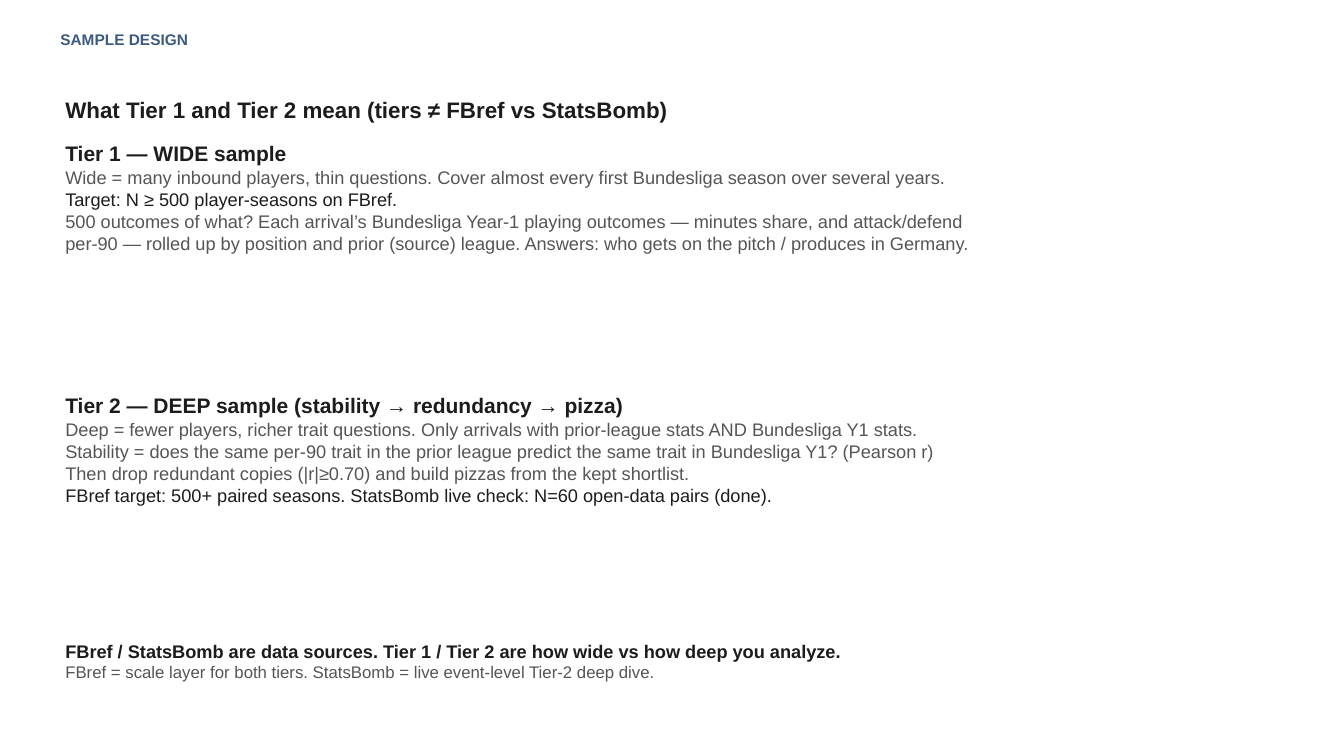
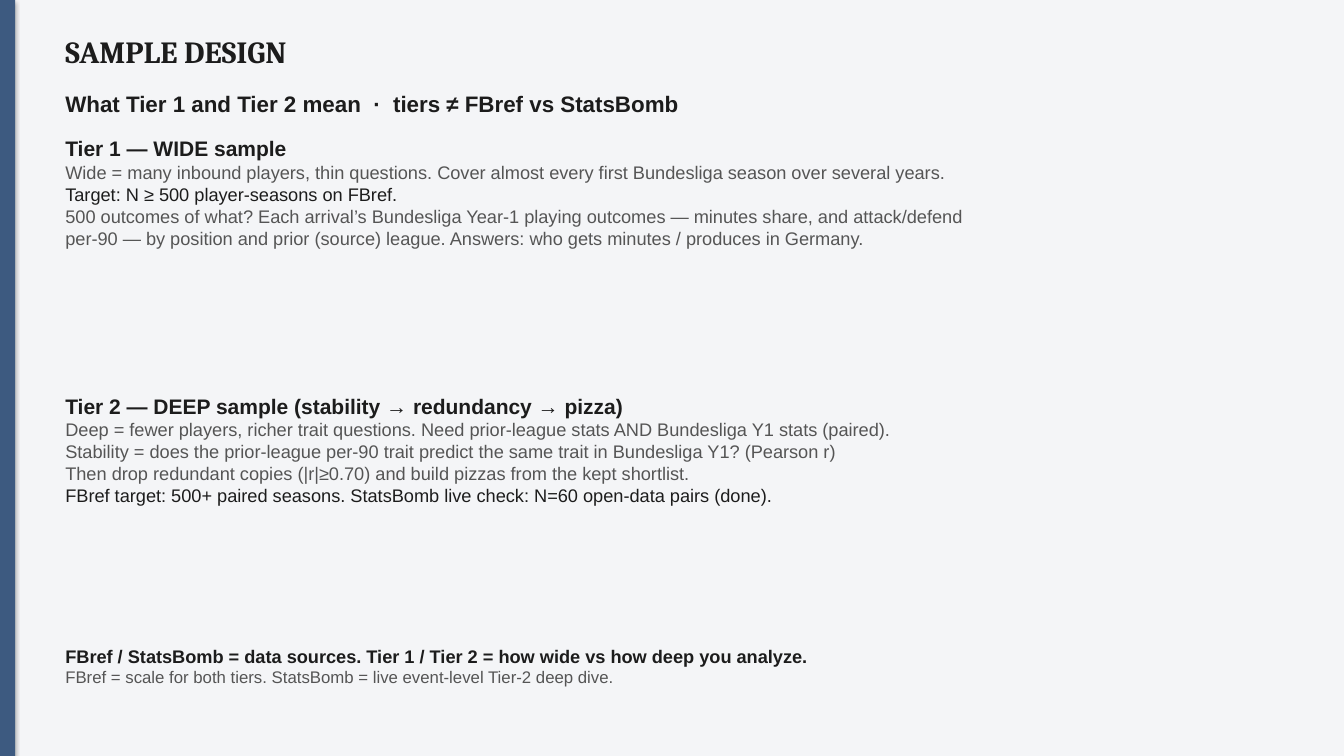
Before and after one commit to colbymorris08/bundesliga-transfer-traits, a slide deck: slide 2 of bundesliga_transfer_traits.pptx (slide 1 before the commit). Drawn at 1344x756 pixels with LibreOffice and Linux fonts; fonts in the diff are those of the drawing. Boxes give left, top, right and bottom in pixels: in the first picture for what was removed or moved away, otherwise in the second. Text is boxed around its words. In the diff, an @@ line names an element or a change of style, - is before the commit and + after.

Commit message:
Rewrite Tier 1/2 explanations; add FBref stability list; restore labeled pizza percentiles.

```diff
--- a/bundesliga_transfer_traits.pptx
+++ b/bundesliga_transfer_traits.pptx
@@ rectangle added at (0,0,1344,756), fill #F4F5F7 @@
@@ rectangle added at (0,0,15,756), fill #3D5A80 @@
@@ text "SAMPLE DESIGN" at (65,42,286,64): size 11 to 22 pt, font Arial to Cambria, text colour #3D5A80 to #1C1C1C @@
@@ text at (65,95,678,113): text changed @@
-What Tier 1 and Tier 2 mean (tiers ≠ FBref vs StatsBomb)
+What Tier 1 and Tier 2 mean · tiers ≠ FBref vs StatsBomb
@@ text at (65,232,863,249): text changed @@
-per-90 — rolled up by position and prior (source) league. Answers: who gets on the pitch / produces in Germany.
+per-90 — by position and prior (source) league. Answers: who gets minutes / produces in Germany.
@@ text at (65,423,890,462): text changed @@
-Deep = fewer players, richer trait questions. Only arrivals with prior-league stats AND Bundesliga Y1 stats.
-Stability = does the same per-90 trait in the prior league predict the same trait in Bundesliga Y1? (Pearson r)
+Deep = fewer players, richer trait questions. Need prior-league stats AND Bundesliga Y1 stats (paired).
+Stability = does the prior-league per-90 trait predict the same trait in Bundesliga Y1? (Pearson r)
@@ text at (65,649,808,687): text changed @@
-FBref / StatsBomb are data sources. Tier 1 / Tier 2 are how wide vs how deep you analyze.
-FBref = scale layer for both tiers. StatsBomb = live event-level Tier-2 deep dive.
+FBref / StatsBomb = data sources. Tier 1 / Tier 2 = how wide vs how deep you analyze.
+FBref = scale for both tiers. StatsBomb = live event-level Tier-2 deep dive.
```
Also in this commit, not shown: 1 other slide changed, 1 slide added, 1 slide removed, 1 other file.
